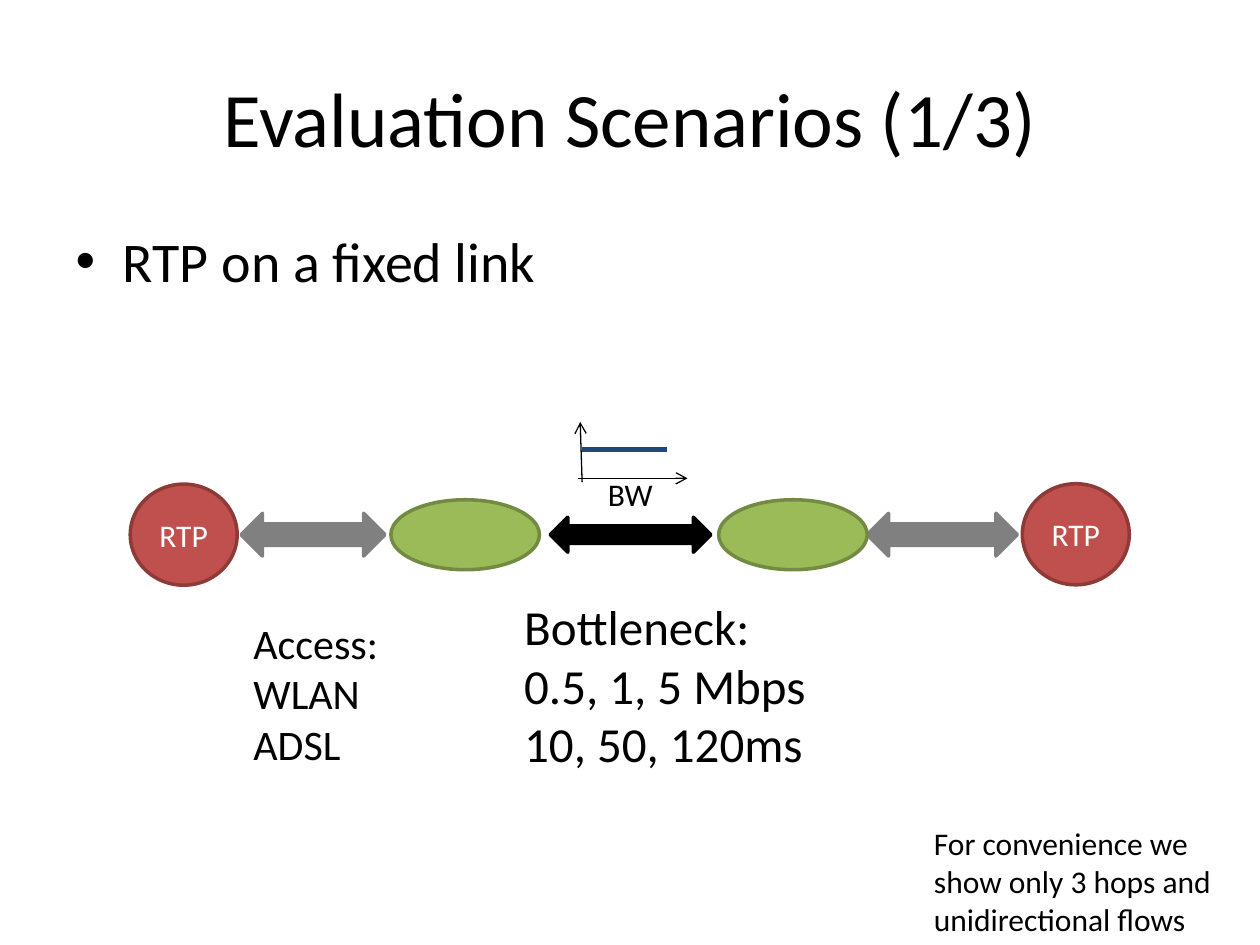
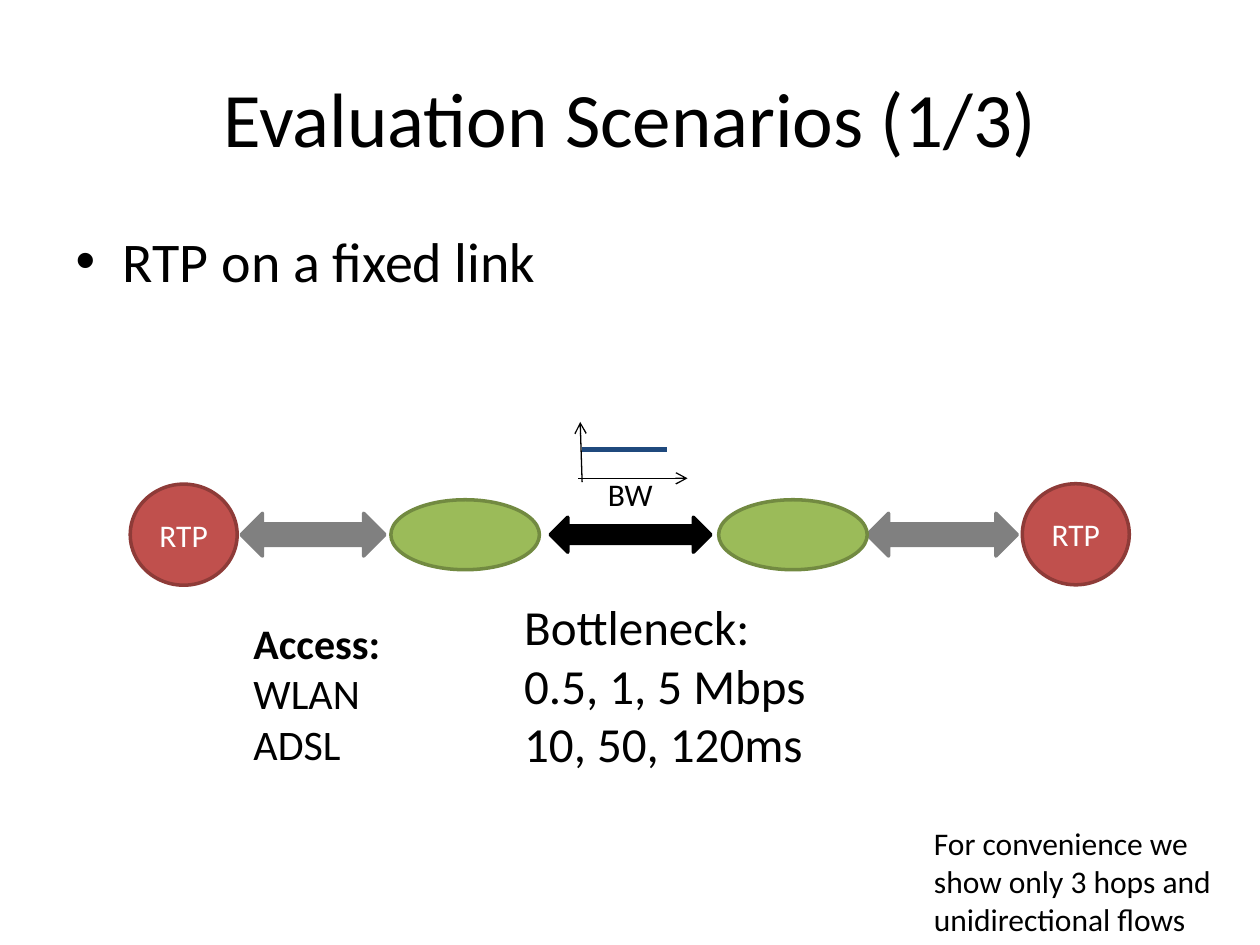
Before and after one commit to protocols-comnet/rmcat-eval-criteria, a slide deck: slide 8 of ppt-ietf86-rmcat-cc-eval-00.pptx. Drawn at 1260x945 pixels with LibreOffice and Linux fonts; fonts in the diff are those of the drawing. Boxes give left, top, right and bottom in pixels: in the first picture for what was removed or moved away, otherwise in the second. Text is boxed around its words. In the diff, an @@ line names an element or a change of style, - is before the commit and + after.

```diff
--- a/ppt-ietf86-rmcat-cc-eval-00.pptx
+++ b/ppt-ietf86-rmcat-cc-eval-00.pptx
@@ text at box(253, 631, 380, 660): bold on in "Access:" @@
```
Also in this commit, not shown: 3 other slides changed.
